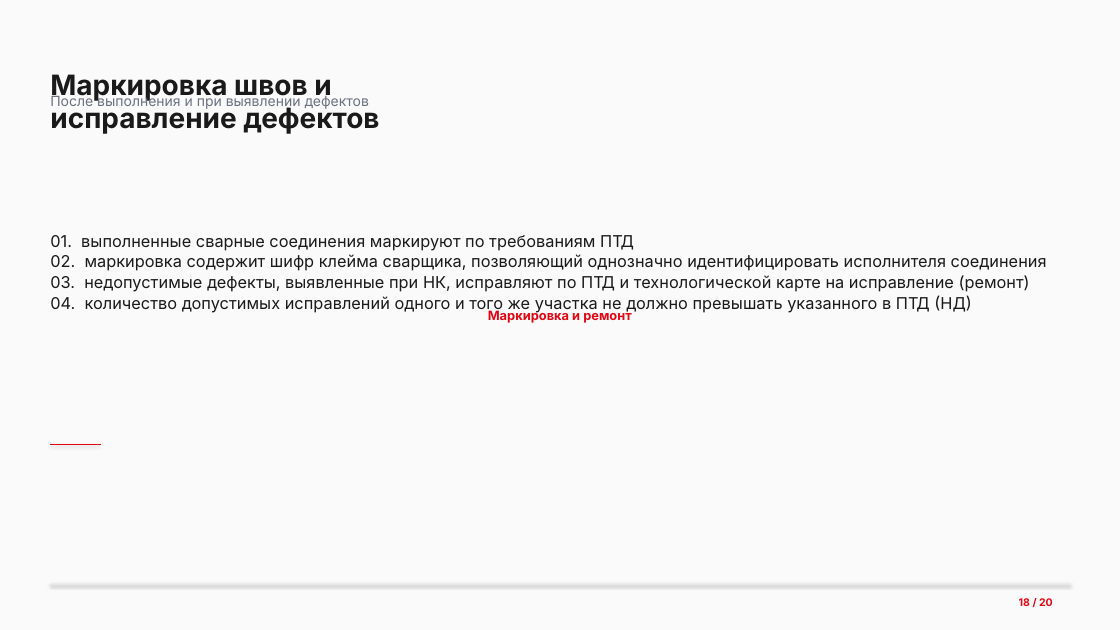
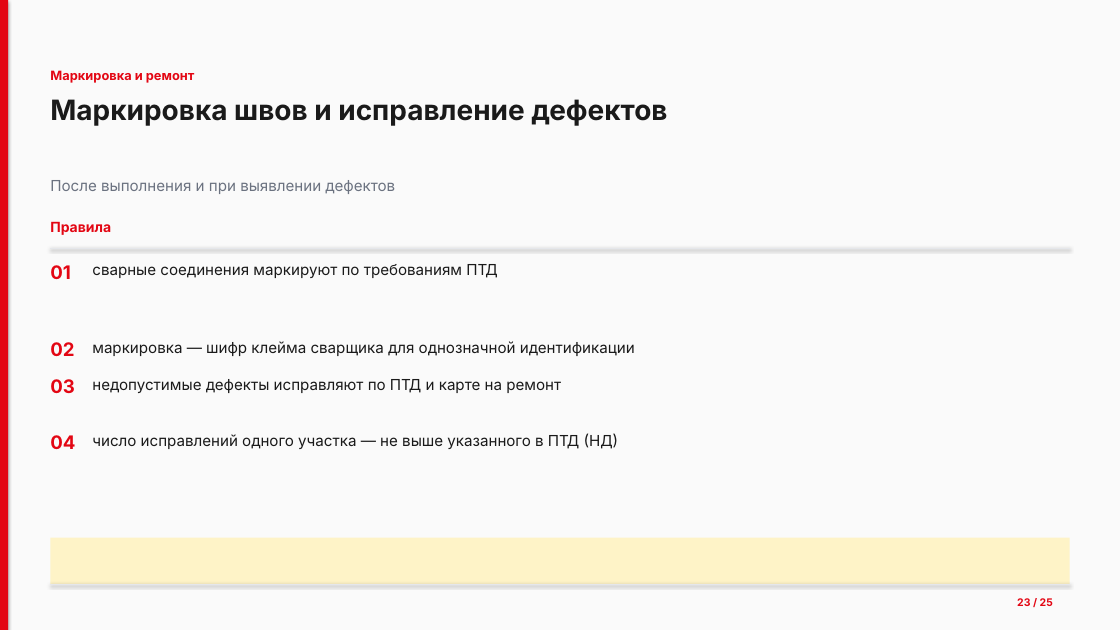
Before and after one commit to lysakalenushka-hash/-, a slide deck: slide 23 of Презентация_Сварочные_работы.pptx (slide 18 before the commit). Drawn at 1120x630 pixels with LibreOffice and Linux fonts; fonts in the diff are those of the drawing. Boxes give left, top, right and bottom in pixels: in the first picture for what was removed or moved away, otherwise in the second. Text is boxed around its words. In the diff, an @@ line names an element or a change of style, - is before the commit and + after.

```diff
--- a/Презентация_Сварочные_работы.pptx
+++ b/Презентация_Сварочные_работы.pptx
@@ rectangle added at (0,0,1120,630), fill #FAFAFA @@
@@ rectangle added at (0,0,8,630), fill #E30613 @@
@@ text "Маркировка и ремонт": place and size @@
-text "Маркировка и ремонт" at (0,0,1120,630)
+text "Маркировка и ремонт" at (50,70,195,83)
@@ text "Маркировка и ремонт" at (50,70,195,83): alignment centre to left; vertical alignment middle to top; fill #FAFAFA to none @@
@@ text "Маркировка швов и исправление дефектов" rewrapped from (50,74,379,134) to (50,99,667,126) @@
@@ text "После выполнения и при выявлении ...": place and size @@
-text "После выполнения и при выявлении ..." at (50,94,369,110)
+text "После выполнения и при выявлении ..." at (50,180,395,194)
@@ text "После выполнения и при выявлении ..." at (50,180,395,194): size 12 to 13 pt @@
@@ text removed at (50,235,1047,313) @@
-01. выполненные сварные соединения маркируют по требованиям ПТД
-02. маркировка содержит шифр клейма сварщика, позволяющий однозначно идентифицировать исполнителя соединения
-03. недопустимые дефекты, выявленные при НК, исправляют по ПТД и технологической карте на исправление (ремонт)
-04. количество допустимых исправлений одного и того же участка не должно превышать указанного в ПТД (НД)
@@ text added at (50,221,111,235), 12 pt, text #E30613, bold @@
+Правила
@@ line added from (50, 248) to (1070, 248), #E5E7EB 0.5 pt @@
@@ text added at (50,265,71,279), 16 pt, text #E30613, bold @@
+01
@@ text added at (92,264,497,278), 13 pt, text #1A1A1A @@
+сварные соединения маркируют по требованиям ПТД
@@ text added at (50,342,74,356), 16 pt, text #E30613, bold @@
+02
@@ text added at (92,341,635,356), 13 pt, text #1A1A1A @@
+маркировка — шифр клейма сварщика для однозначной идентификации
@@ text added at (50,379,75,393), 16 pt, text #E30613, bold @@
+03
@@ text added at (92,379,561,393), 13 pt, text #1A1A1A @@
+недопустимые дефекты исправляют по ПТД и карте на ремонт
@@ line removed from (50, 444) to (101, 444) @@
@@ text added at (50,435,75,449), 16 pt, text #E30613, bold @@
+04
@@ text added at (92,433,619,449), 13 pt, text #1A1A1A @@
+число исправлений одного участка — не выше указанного в ПТД (НД)
@@ rectangle added at (50,538,1070,584), fill #FEF3C7 @@
@@ text at (1017,598,1053,606): text changed @@
-18 / 20
+23 / 25
```
Also in this commit, not shown: 19 other slides changed, 5 slides added, 1 other file.
